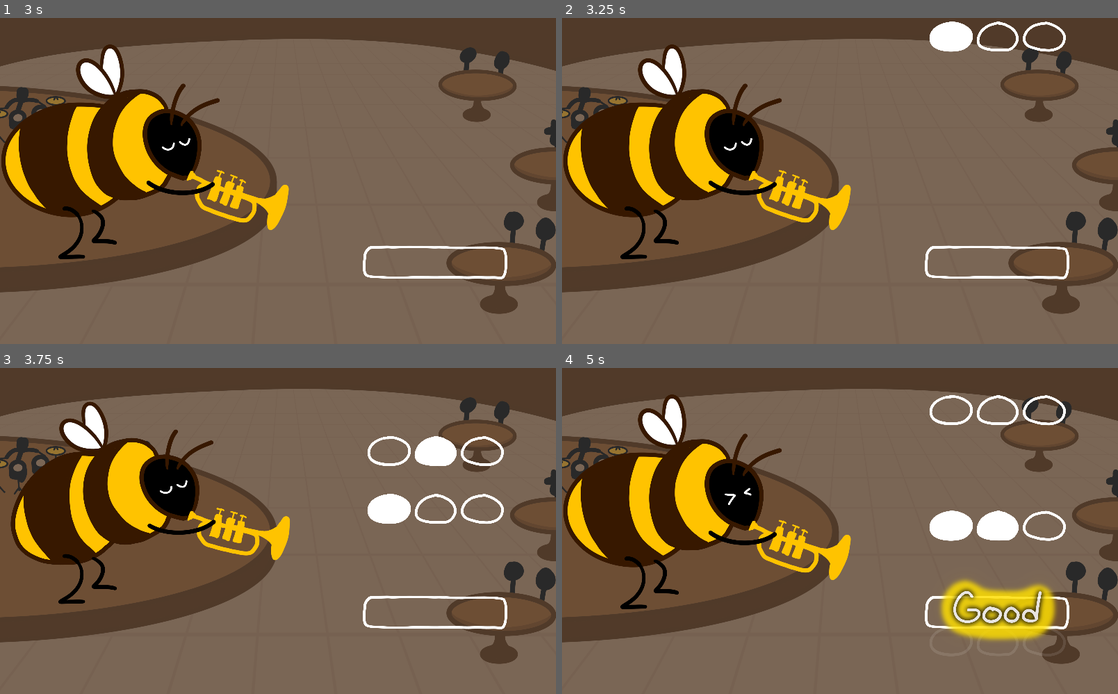
Above: before the commit, frames 1-4 (two rows, left to right).
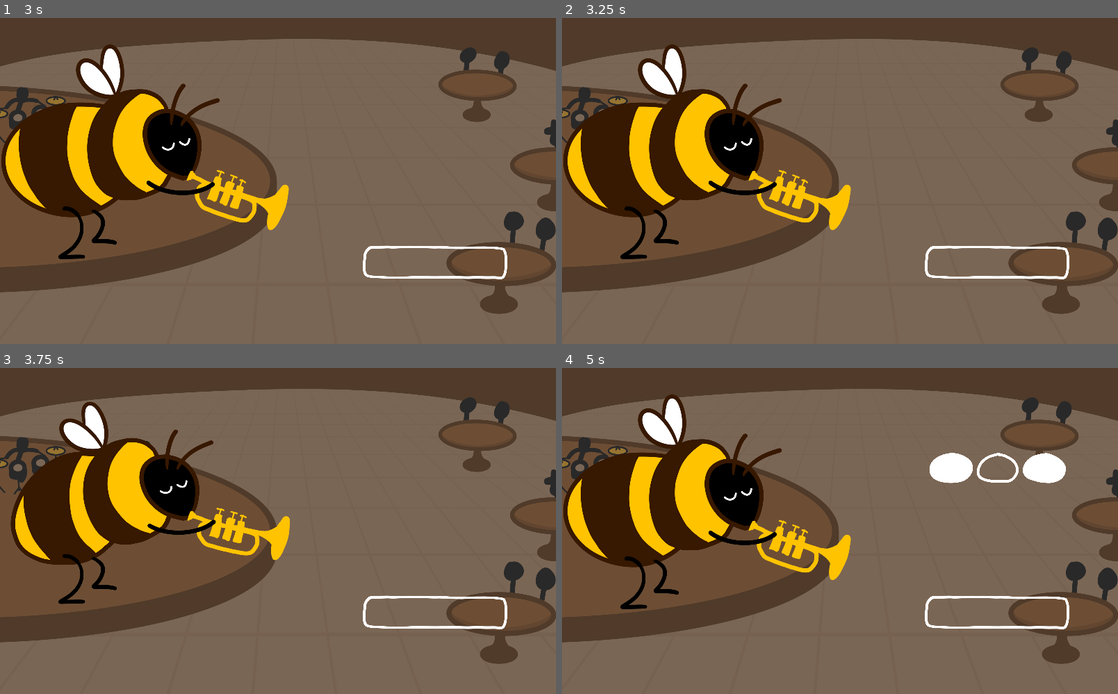
Above: after the commit, the same moments.

Repository: proximadams/Bee-Major
Game: Godot game, scene res://Scenes/SongSelect.tscn
Same seed, same stepped clock (60 frames per second), same inputs: the game is played once before the commit and once after it. Sound files missing from this copy of the repository are replaced by a short silence.
Inputs (mouse positions are in pixels of both pictures, inside the frame that each line leads up to):
- Up to frame 1 (3 s): click "Hard: For the Buzzards" at 0.5 s; tap Enter (ui_accept) at 1.25, 1.52, 2.27 s; move the mouse to (400, 164) at 1.27 s; hold Space (blow) 1.28-2.03 s; click (400, 164) at 1.42 s; move the mouse to (166, 197) at 2.02 s; tap 7 (finger1) at 2.1 s; click (166, 197) at 2.17 s; move the mouse to (333, 109) at 2.77 s; hold 8 (finger2) from 2.78 s (still down); click (333, 109) at 2.92 s
- Up to frame 2 (3.25 s): keep holding 8 (finger2)
- Up to frame 3 (3.75 s): move the mouse to (250, 596) at 3.52 s; release 8 (finger2) at 3.53 s; tap 9 (finger3) at 3.6 s; click (250, 596) at 3.67 s
- Up to frame 4 (5 s): tap Enter (ui_accept) at 3.77, 4.52 s; move the mouse to (1006, 579) at 4.27 s; hold Space (blow) from 4.28 s (still down); click (1006, 579) at 4.42 s

Frame 1 is identical in both runs. In frame 2, 0.9% of the frame differs, in the area x 66-91%, y 1-11%; in frame 3, 1.8%; in frame 4, 6.4%, in the area x 29-91%, y 8-85%.

Commit message:
backing band plays music

Diff:
--- a/Scenes/MainScene.tscn
+++ b/Scenes/MainScene.tscn
@@ -321,7 +321,7 @@
 
 [node name="TrumpetOnlyAudio" type="AudioStreamPlayer2D" parent="."]
 stream = ExtResource( 13 )
-volume_db = -80.0
+volume_db = -15.0
 script = ExtResource( 4 )
 
 [node name="TrumpetAudio" type="AudioStreamPlayer2D" parent="."]
--- a/Scripts/SongSelect.gd
+++ b/Scripts/SongSelect.gd
@@ -44,5 +44,5 @@
 	get_tree().change_scene("res://Scenes/MainScene.tscn")
 
 func _on_HardButton_pressed():
-	MyUtil.selected_song = "ForTheBuzzards"
+	MyUtil.selected_song = "FancySong"
 	get_tree().change_scene("res://Scenes/MainScene.tscn")
--- a/Scripts/Valves.gd
+++ b/Scripts/Valves.gd
@@ -15,7 +15,9 @@
 var songArr
 var windowObj
 
+onready var bandAudio = get_tree().get_root().find_node('BandAudio', true, false)
 onready var songFinishedSound = get_tree().get_root().find_node('SongFinishedSound', true, false)
+onready var trumpetOnlyAudio = get_tree().get_root().find_node('TrumpetOnlyAudio', true, false)
 
 # TODO use flats not sharps
 var valveNoteMap = [
@@ -41,7 +43,15 @@
 	songArr = parse_json(file.get_as_text())
 	file.close()
 	_generate_notes()
-	pass
+	if MyUtil.selected_song == 'scale':
+		trumpetOnlyAudio.stream = load('res://Songs/Scale Trumpet Only.mp3')
+		bandAudio.stream = load('res://Songs/ScaleBand.mp3')
+	elif MyUtil.selected_song == 'WhenTheSaintsGoMarchingIn':
+		trumpetOnlyAudio.stream = load('res://Songs/The Saints Full Band.mp3')
+		bandAudio.stream = load('res://Songs/The Saints Band.mp3')
+	else:
+		trumpetOnlyAudio.stream = load('res://OGGs/FancySong Only Trumpet.ogg')
+		bandAudio.stream = load('res://OGGs/FancySong Band Only.ogg')
 
 func _generate_notes():
 	var currNoteInSongIndex = 0
